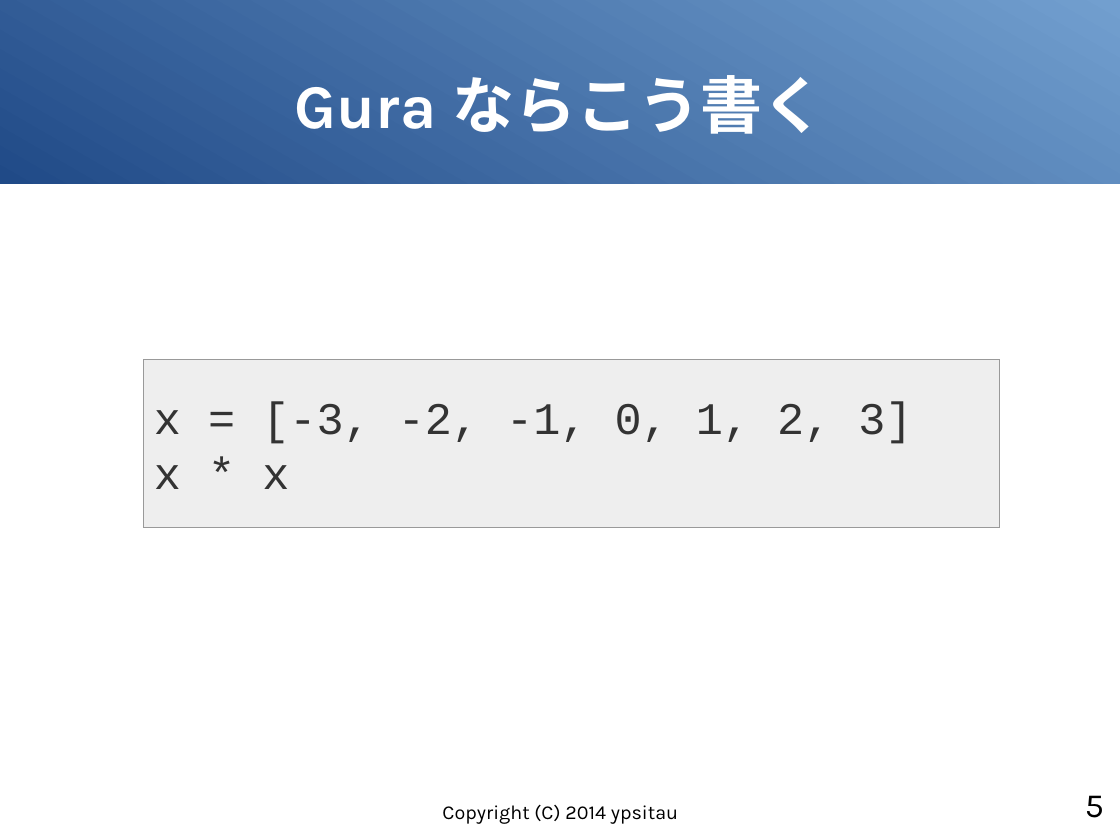
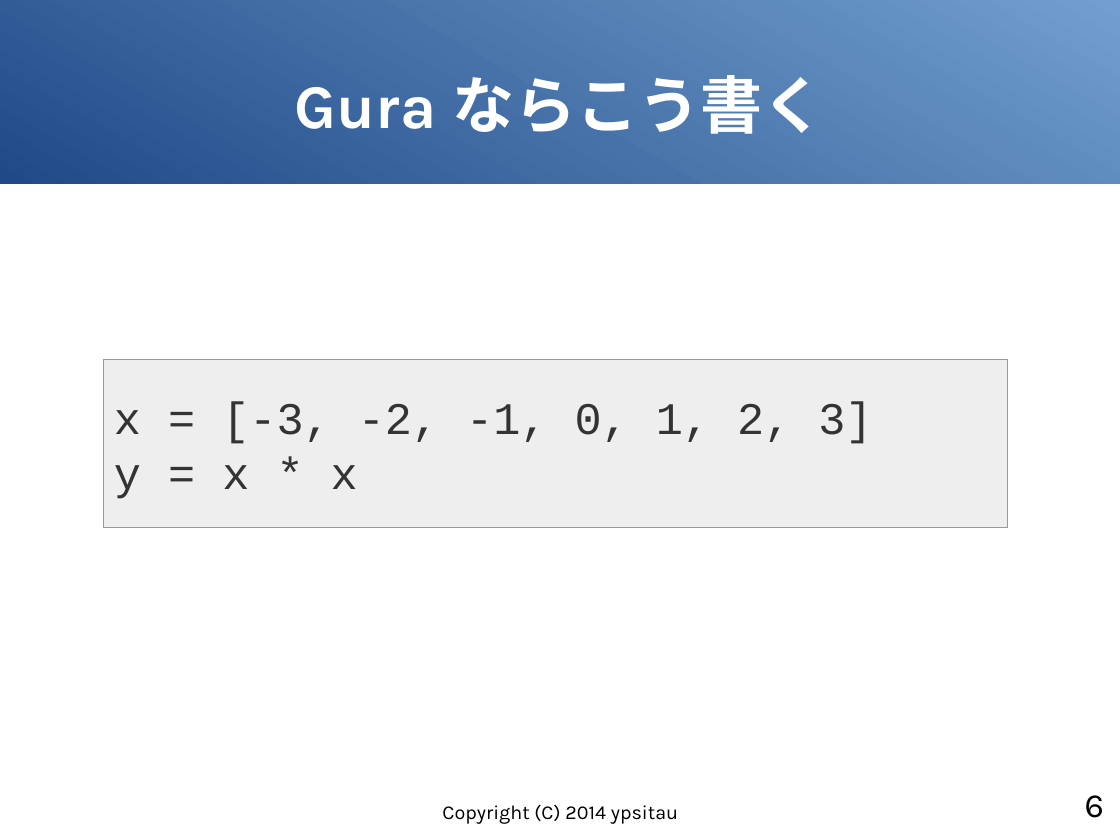
Before and after one commit to gura-lang/gura-doc, a slide deck: slide 6 of presentation/gura-introduction.odp (slide 5 before the commit). Drawn at 1120x840 pixels with LibreOffice and Linux fonts; fonts in the diff are those of the drawing. Boxes give left, top, right and bottom in pixels: in the first picture for what was removed or moved away, otherwise in the second. Text is boxed around its words. In the diff, an @@ line names an element or a change of style, - is before the commit and + after.

```diff
--- a/presentation/gura-introduction.odp
+++ b/presentation/gura-introduction.odp
@@ rectangle "x = [-3, -2, -1, ...": place and size @@
-rectangle "x = [-3, -2, -1, ..." at <box>144,360,1001,527</box>
+rectangle "x = [-3, -2, -1, ..." at <box>104,360,1008,527</box>
@@ text in rectangle at <box>114,465,358,499</box>: text changed @@
-x * x
+y = x * x
@@ page number at <box>1085,795,1104,818</box>: text changed @@
-5
+6
```
Also in this commit, not shown: 4 other slides changed, 4 slides added, 1 slide removed.
